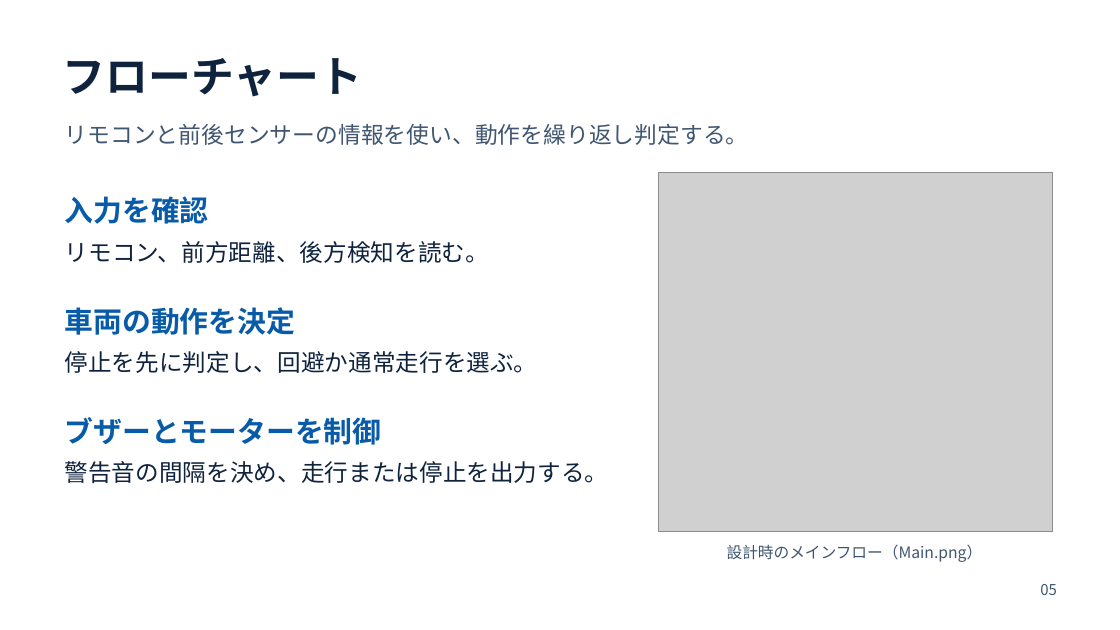
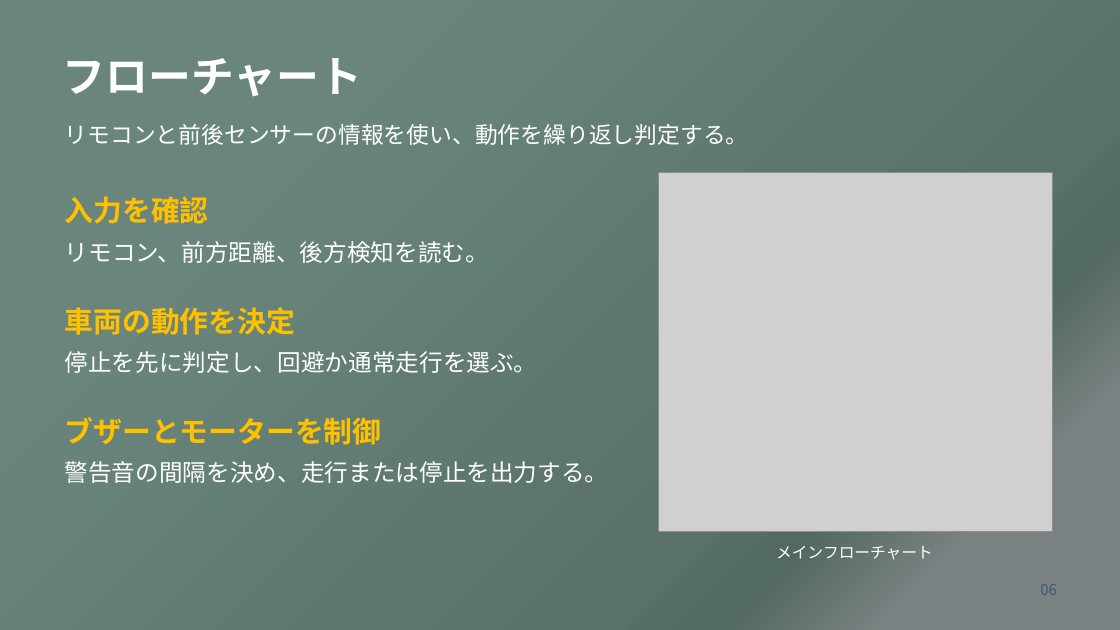
Before and after one commit to aaa1550/-, a slide deck: slide 6 of docs/files/OSOYOO_robot_car_presentation.pptx (slide 5 before the commit). Drawn at 1120x630 pixels with LibreOffice and Linux fonts; fonts in the diff are those of the drawing; grey boxes stand for pictures. Boxes give left, top, right and bottom in pixels: in the first picture for what was removed or moved away, otherwise in the second. Text is boxed around its words. In the diff, an @@ line names an element or a change of style, - is before the commit and + after.

Commit message:
Add theme, purpose and development challenge to latest presentation

```diff
--- a/docs/files/OSOYOO_robot_car_presentation.pptx
+++ b/docs/files/OSOYOO_robot_car_presentation.pptx
@@ background #FFFFFF to gradient #6A867C to #597169 to #536A62 to #7A8182 @@
@@ text "リモコンと前後センサーの情報を使い、動作を繰り返し判定する。" at bbox=[65, 124, 749, 145]: text colour #405671 to #FFFFFF @@
@@ text colour #075BA8 to #FFC000 in 3 elements at bbox=[65, 196, 209, 224], bbox=[65, 307, 295, 335], bbox=[65, 417, 382, 445] @@
@@ text colour #10233E to #FFFFFF in 4 elements at bbox=[63, 58, 362, 96], bbox=[65, 241, 489, 263], bbox=[65, 351, 538, 373], bbox=[65, 461, 609, 483] @@
@@ text at bbox=[776, 546, 933, 560]: text changed; text colour #405671 to #FFFFFF @@
-設計時のメインフロー（Main.png）
+メインフローチャート
@@ text at bbox=[1040, 584, 1057, 595]: text changed @@
-05
+06
```
Also in this commit, not shown: 7 other slides changed, 2 slides added, 1 slide removed, 4 other files.
